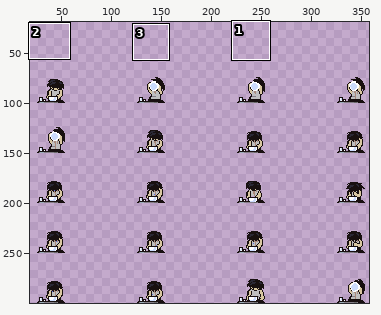
File history of a sprite sheet, Assets/Game/Sprites/Characters/Main Characters/Buckets/Pre-flash/Eat.png. The first picture is a wide view before the edit; the outline marks the close-up.
Close-up. Before the commit:
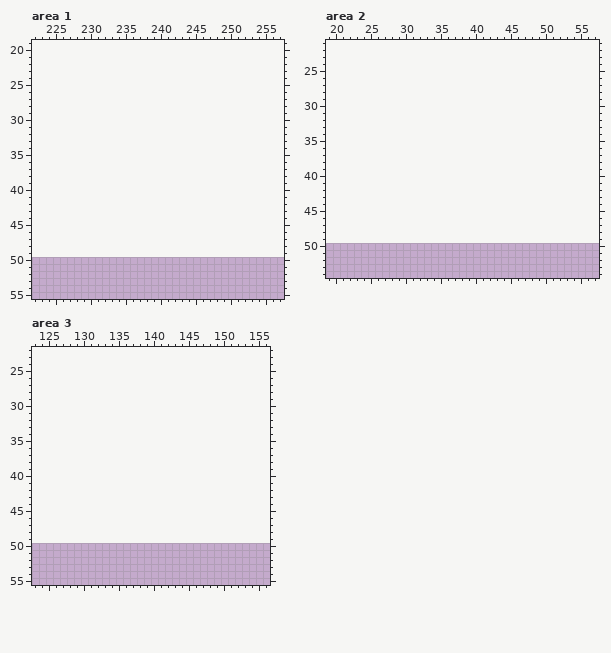
The file is 400x250 pixels. Shown: area 1: x 222..257, y 19..55; area 2: x 19..57, y 21..54; area 3: x 123..156, y 22..55. The old version is drawn lined up with the new one, on the new canvas. The wide view leaves out empty margins.
After the commit:
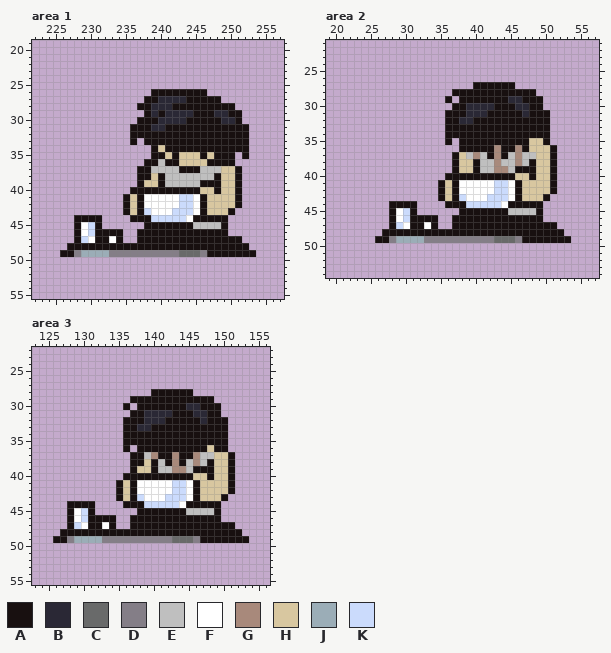
Palette (. is transparent): A #181010  B #2a2835  C #696a6a  D #847e87  E #bfbfbf  F #ffffff  G #a8897b  H #d8c7a0  J #9badb7  K #cbdbfc
Difference:
canvas 400x250 -> 400x300, the old top-left corner now at 0,50
Area 1:
y 26: x 239..246 ........ -> AAAAAAAA
y 27: x 238..248 ........... -> AABBBBAAAAA
y 28: x 237..250 .............. -> AABBBAAAAAAAAA
y 29: x 238..251 .............. -> ABABBBBAAABBAA
y 30: x 237..251 ............... -> AAABBBBAAAAABBA
y 31: x 236..252 ................. -> AAABBAAAAAAAAAAAA
y 32: x 236..252 ................. -> AAAAAAAAAAAAAAAAA
y 33: x 236 . -> A; x 238..252 ............... -> AAAAAAAAAAAAAAA
y 34: x 239..252 .............. -> AHAAAAAAAAAAAA
y 35: x 239..250 ............ -> AAHAHHHAHAAA; x 252 . -> A
y 36: x 238..250 ............. -> AAEAAHHHHAAAA
y 37: x 237..251 ............... -> AAEEEEAAAEEEHHA
y 38: x 237..251 ............... -> AAHAEEEEEEEAHHA
y 39: x 237..251 ............... -> AHHAEEEEEAAAHHA
y 40: x 236..251 ................ -> AAAAAAAAAAHHAHHA
y 41..42: x 235..251 ................. -> AHAFFFFFKKFAHHHHA
y 43: x 235..250 ................ -> AHAKFFFKKKFAHHHA
y 44: x 228..231 .... -> AAAA; x 236..249 .............. -> AAAKKKKKFAAAAA
y 45: x 228..231 .... -> AFKA; x 238..249 ............ -> AAAAAAAEEEEA
y 46: x 228..234 ....... -> AFKAAAA; x 237..249 ............. -> AAAAAAAAAAAAA
y 47: x 228..234 ....... -> AKFAAFA; x 237..251 ............... -> AAAAAAAAAAAAAAA
y 48: x 227..252 .......................... -> AAAAAAAAAAAAAAAAAAAAAAAAAA
y 49: x 226..253 ............................ -> AADJJJJDDDDDDDDDDCCCDAAAAAAA
Area 2:
y 27: x 40..45 ...... -> AAAAAA
y 28: x 37..48 ............ -> AAAAAAAAAAAA
y 29: x 36 . -> A; x 38..49 ............ -> AAAAAAABBAAA
y 30: x 37..49 ............. -> AABBBBAAABBAA
y 31: x 36..50 ............... -> AAABBBAAAAABAAA
y 32: x 36..50 ............... -> AABBAAAAAAAAAAA
y 33..34: x 36..50 ............... -> AAAAAAAAAAAAAAA
y 35: x 36 . -> A; x 38..50 ............. -> AAAAAAAAAAHHA
y 36: x 38..51 .............. -> AAAAAGAAGAHHHA
y 37: x 37..51 ............... -> AHEGEAGAEGEEHHA
y 38: x 37..51 ............... -> AHHAEEGEEGEAHHA
y 39: x 37..51 ............... -> AHHAEEGGEAAAHHA
y 40: x 36..51 ................ -> AAAAAAAAAAHHAHHA
y 41..42: x 35..51 ................. -> AHAFFFFFKKFAHHHHA
y 43: x 35..50 ................ -> AHAKFFFKKKFAHHHA
y 44: x 28..31 .... -> AAAA; x 36..49 .............. -> AAAKKKKKFAAAAA
y 45: x 28..31 .... -> AFKA; x 38..49 ............ -> AAAAAAAEEEEA
y 46: x 28..34 ....... -> AFKAAAA; x 37..49 ............. -> AAAAAAAAAAAAA
y 47: x 28..34 ....... -> AKFAAFA; x 37..51 ............... -> AAAAAAAAAAAAAAA
y 48: x 27..52 .......................... -> AAAAAAAAAAAAAAAAAAAAAAAAAA
y 49: x 26..53 ............................ -> AADJJJJDDDDDDDDDDCCCDAAAAAAA
Area 3:
y 28: x 140..145 ...... -> AAAAAA
y 29: x 137..148 ............ -> AAAAAAAAAAAA
y 30: x 136 . -> A; x 138..149 ............ -> AAAAAAABBAAA
y 31: x 137..149 ............. -> AABBBBAAABBAA
y 32: x 136..150 ............... -> AAABBBAAAAABAAA
y 33: x 136..150 ............... -> AABBAAAAAAAAAAA
y 34..35: x 136..150 ............... -> AAAAAAAAAAAAAAA
y 36: x 136 . -> A; x 138..150 ............. -> AAAAAAAAAAHAA
y 37: x 137..151 ............... -> AAEGAAGAAGEEHHA
y 38: x 137..151 ............... -> AAHAEAGAEGEAHHA
y 39: x 137..151 ............... -> AHHAEEGGEAAAHHA
y 40: x 136..151 ................ -> AAAAAAAAAAHHAHHA
y 41..42: x 135..151 ................. -> AHAFFFFFKKFAHHHHA
y 43: x 135..150 ................ -> AHAKFFFKKKFAHHHA
y 44: x 128..131 .... -> AAAA; x 136..149 .............. -> AAAKKKKKFAAAAA
y 45: x 128..131 .... -> AFKA; x 138..149 ............ -> AAAAAAAEEEEA
y 46: x 128..134 ....... -> AFKAAAA; x 137..149 ............. -> AAAAAAAAAAAAA
y 47: x 128..134 ....... -> AKFAAFA; x 137..151 ............... -> AAAAAAAAAAAAAAA
y 48: x 127..152 .......................... -> AAAAAAAAAAAAAAAAAAAAAAAAAA
y 49: x 126..153 ............................ -> AADJJJJDDDDDDDDDDCCCDAAAAAAA
